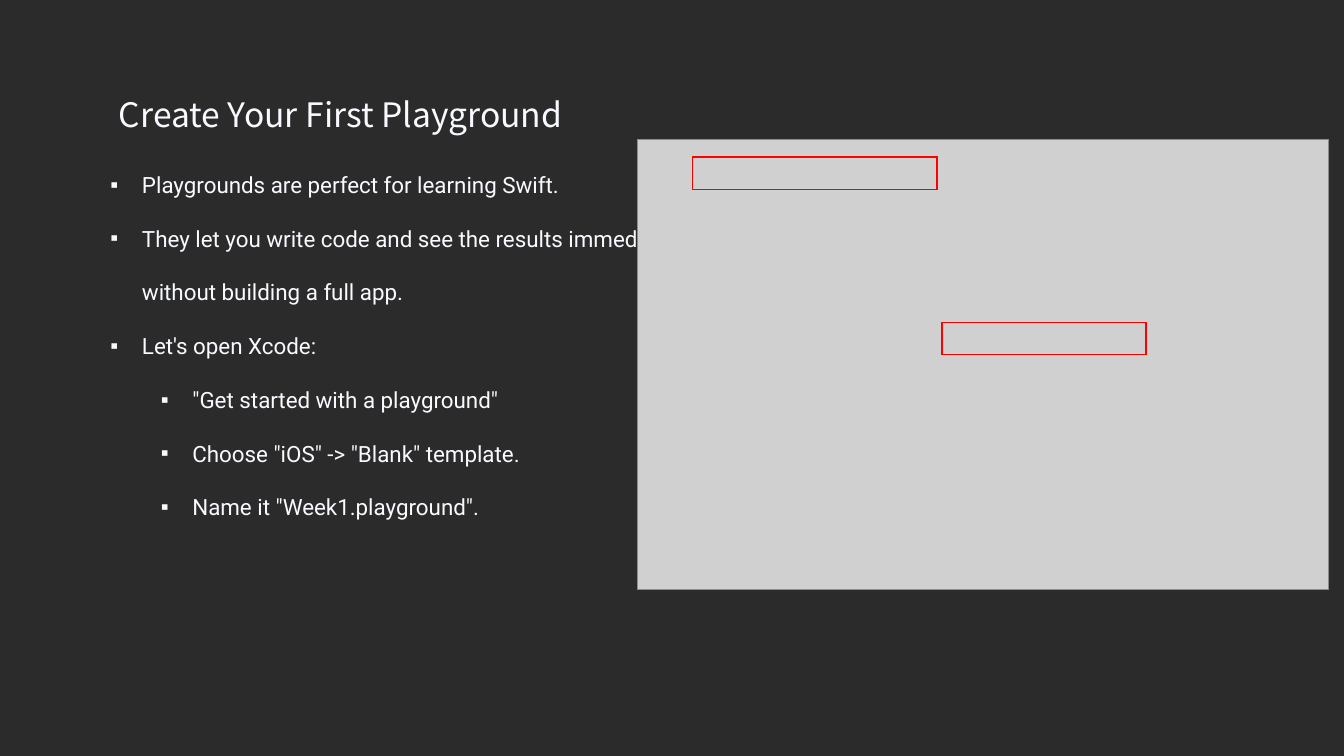
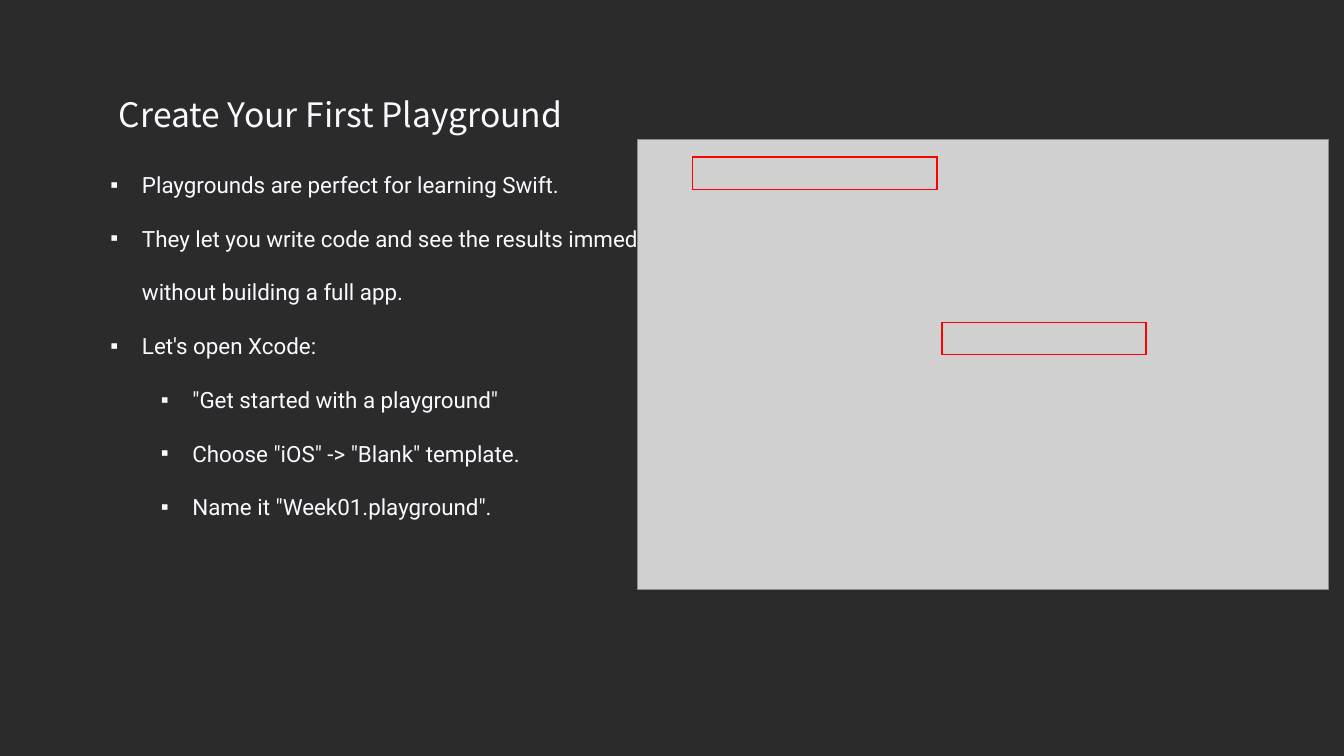
Before and after one commit to NemSothea/SwiftDoc, a slide deck: slide 5 of Week01/Xcode & Swift Basics Week01.pptx (slide 4 before the commit). Drawn at 1344x756 pixels with LibreOffice and Linux fonts; fonts in the diff are those of the drawing; grey boxes stand for pictures; background and template pictures are left out; a plain dark background stands for a picture behind light text. Boxes give left, top, right and bottom in pixels: in the first picture for what was removed or moved away, otherwise in the second. Text is boxed around its words. In the diff, an @@ line names an element or a change of style, - is before the commit and + after.

Commit message:
completed add example code in week01~week02

```diff
--- a/Week01/Xcode & Swift Basics Week01.pptx
+++ b/Week01/Xcode & Swift Basics Week01.pptx
@@ text at (192,498,492,520): text changed @@
-  ▪ Name it "Week1.playground".
+  ▪ Name it "Week01.playground".
```
Also in this commit, not shown: 1 other slide changed, 1 slide added, 17 other files.
